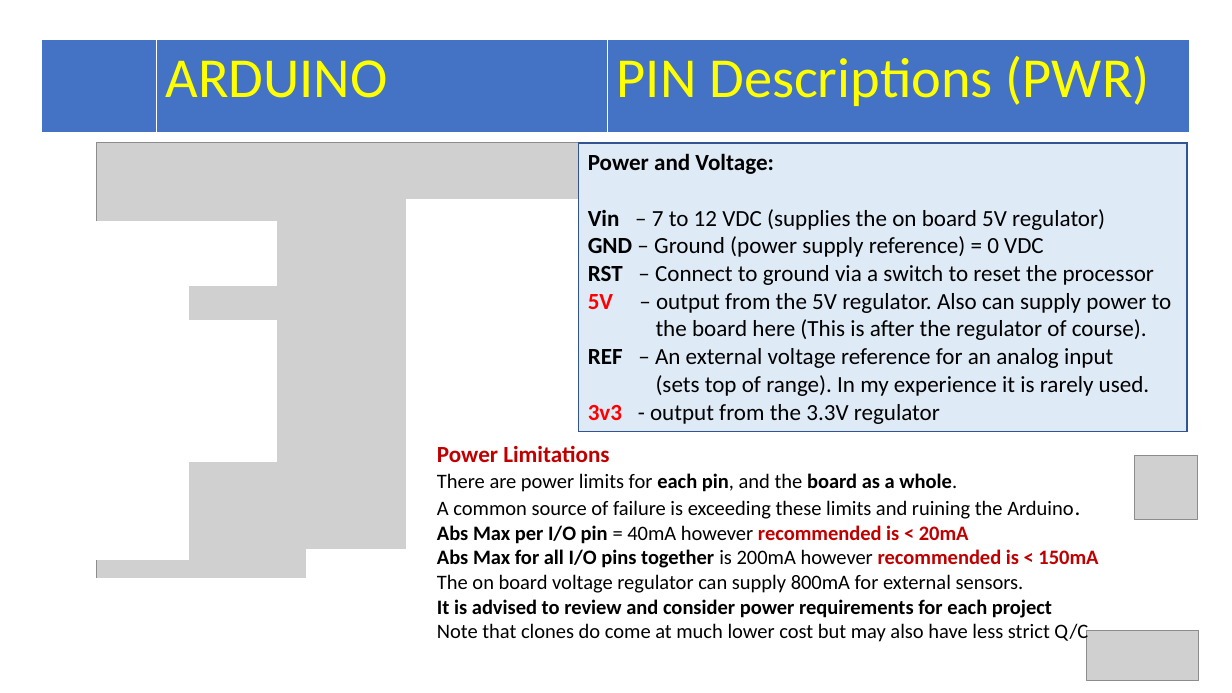
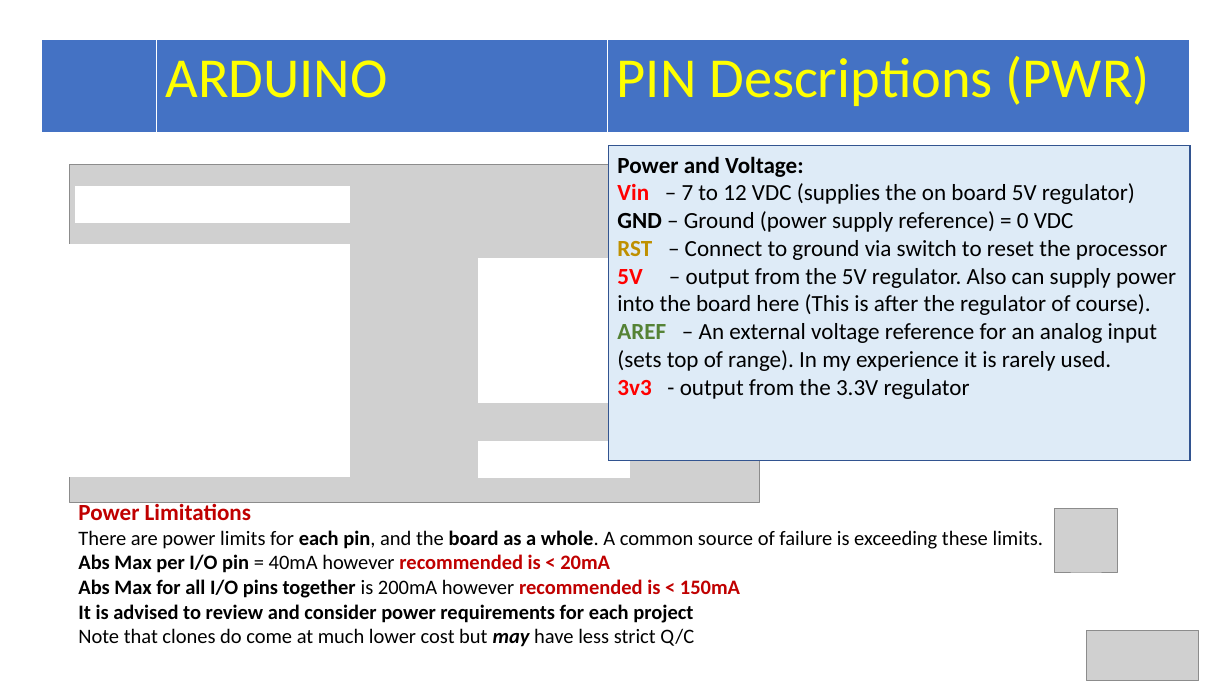
Before and after one commit to Alan-Lomax/MERG-SIG-Presentations, a slide deck: slide 7 of Arduino IO Compendium.pptx. Drawn at 1232x693 pixels with LibreOffice and Linux fonts; fonts in the diff are those of the drawing; grey boxes stand for pictures. Boxes give left, top, right and bottom in pixels: in the first picture for what was removed or moved away, otherwise in the second. Text is boxed around its words. In the diff, an @@ line names an element or a change of style, - is before the commit and + after.

Commit message:
Update Arduino IO Compendium.pptx
Final edits including updating PWM page with results of my servo testing.

```diff
--- a/Arduino IO Compendium.pptx
+++ b/Arduino IO Compendium.pptx
@@ rectangle "Power and Voltage:": place and size @@
-rectangle "Power and Voltage:" at box(579, 143, 1187, 432)
+rectangle "Power and Voltage:" at box(608, 146, 1189, 461)
@@ picture: place and size @@
-picture at box(96, 143, 616, 664)
+picture at box(69, 165, 761, 502)
@@ rectangle: place and size @@
-rectangle at box(96, 222, 276, 286)
+rectangle at box(76, 187, 349, 223)
@@ text in rectangle at box(617, 183, 1135, 204): text colour #000000 to #FF0000 in "Vin" @@
@@ rectangle: place and size @@
-rectangle at box(184, 321, 276, 461)
+rectangle at box(56, 245, 349, 476)
@@ rectangle removed at box(96, 247, 189, 560) @@
@@ rectangle: place and size @@
-rectangle at box(307, 550, 457, 663)
+rectangle at box(480, 259, 609, 403)
@@ text in rectangle at box(617, 240, 1176, 343): text changed @@
-RST – Connect to ground via a switch to reset the processor
-5V – output from the 5V regulator. Also can supply power to
-the board here (This is after the regulator of course).
-REF – An external voltage reference for an analog input
+RST – Connect to ground via switch to reset the processor
+5V – output from the 5V regulator. Also can supply power into the board here (This is after the regulator of course).
+AREF – An external voltage reference for an analog input
@@ rectangle: place and size @@
-rectangle at box(408, 200, 624, 674)
+rectangle at box(480, 442, 630, 478)
@@ text "Power Limitations": place and size @@
-text "Power Limitations" at box(437, 446, 1098, 644)
+text "Power Limitations" at box(78, 500, 1043, 647)
@@ picture: place and size @@
-picture at box(1135, 456, 1199, 519)
+picture at box(1055, 508, 1118, 572)
@@ text at box(78, 530, 1043, 549): text changed @@
-There are power limits for each pin, and the board as a whole.
-A common source of failure is exceeding these limits and ruining the Arduino.
+There are power limits for each pin, and the board as a whole. A common source of failure is exceeding these limits.
@@ rectangle removed at box(96, 579, 624, 672) @@
@@ text at box(437, 574, 1024, 593): paragraph removed @@
-The on board voltage regulator can supply 800mA for external sensors.
@@ text at box(78, 628, 694, 647): text changed @@
-Note that clones do come at much lower cost but may also have less strict Q/C
+Note that clones do come at much lower cost but may have less strict Q/C
```
Also in this commit, not shown: 19 other slides changed, 1 slide added.
